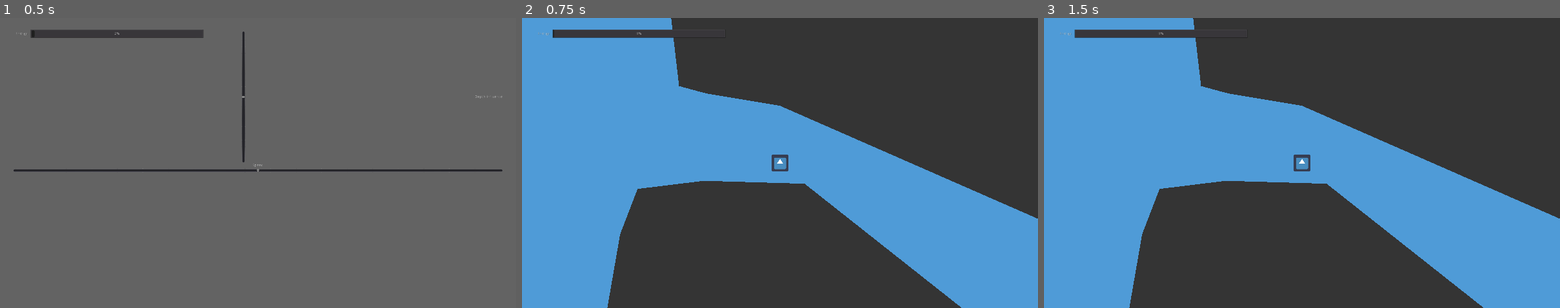
Above: before the commit, frames 1-3 (left to right).
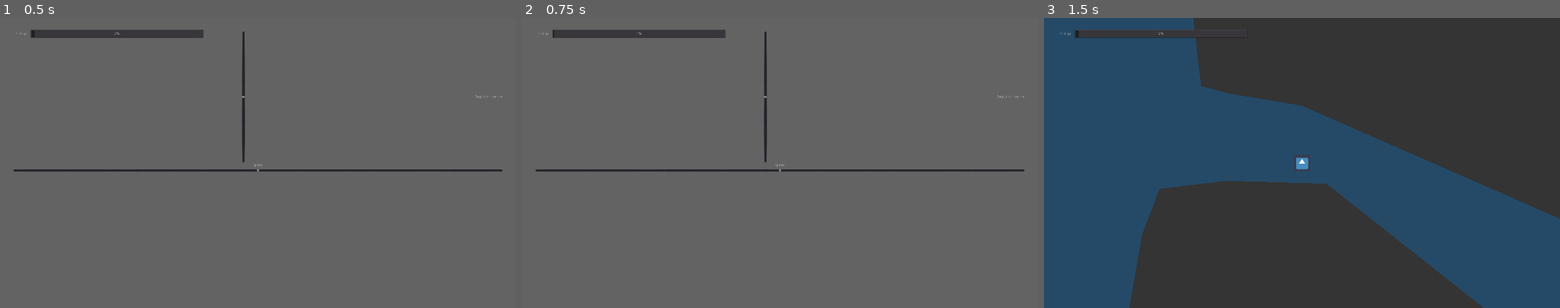
Above: after the commit, the same moments.

Repository: creikey/Podmornica
Game: Godot game, scene res://Main.tscn
Two runs of this game, one before a commit and one after it. Both use one fixed random seed, a clock stepped at 60 frames per second and the inputs below. The engine's default icon, where the game draws it, is replaced by a stand-in: a white triangle on a blue panel in a dark square.
Inputs:
- Up to frame 1 (0.5 s): no input
- Up to frame 2 (0.75 s): tap Enter at 0.5 s; hold Tab (g_toggle_controls) from 0.53 s (still down)
- Up to frame 3 (1.5 s): tap Space at 1.25 s; release Tab (g_toggle_controls) at 1.28 s; tap Tab (g_toggle_controls) at 1.35 s

Frame 1 is identical in both runs. In frame 2, 99% of the frame differs, in the area x 0-100%, y 0-100%; in frame 3, 47%.

Commit message:
Add ambient music

Diff:
--- a/src/Main.tscn
+++ b/src/Main.tscn
@@ -7,6 +7,7 @@
 [ext_resource path="res://nodes/gui/DepthSlider.gd" type="Script" id=5]
 [ext_resource path="res://nodes/gui/SpeedSlider.gd" type="Script" id=6]
 [ext_resource path="res://nodes/gui/ShipEnergyDisplay.gd" type="Script" id=7]
+[ext_resource path="res://media/coral-sea.ogg" type="AudioStream" id=8]
 
 [sub_resource type="RectangleShape2D" id=1]
 extents = Vector2( 32, 32 )
@@ -156,6 +157,10 @@
 "_edit_use_anchors_": false
 }
 
+[node name="Ambience" type="AudioStreamPlayer" parent="."]
+stream = ExtResource( 8 )
+autoplay = true
+
 [editable path="Environment/RockFormation"]
 
 [editable path="Environment/RockFormation2"]
--- a/src/nodes/gui/ShipControls.gd
+++ b/src/nodes/gui/ShipControls.gd
@@ -6,5 +6,9 @@
 	if event.is_action_pressed("g_toggle_controls"):
 		if player_state.energy <= 1.0:
 			return
-		visible = !visible
-		player_state.viewing_controls = visible
+		player_state.viewing_controls = !player_state.viewing_controls
+
+func _process(delta):
+	visible = player_state.viewing_controls
+	if player_state.energy <= 1.0:
+		player_state.viewing_controls = true
--- a/src/project.godot
+++ b/src/project.godot
@@ -39,5 +39,5 @@
 quality/driver/driver_name="GLES2"
 vram_compression/import_etc=true
 vram_compression/import_etc2=false
-environment/default_clear_color=Color( 0.309804, 0.607843, 0.843137, 1 )
+environment/default_clear_color=Color( 0.141176, 0.290196, 0.407843, 1 )
 environment/default_environment="res://default_env.tres"
Not shown: 1 places in src/Main.tscn that only renumber resources
Not shown, added: src/media/coral-sea.ogg.import
Not shown, changed: .gitignore
Not shown, added: src/media/coral-sea.ogg
